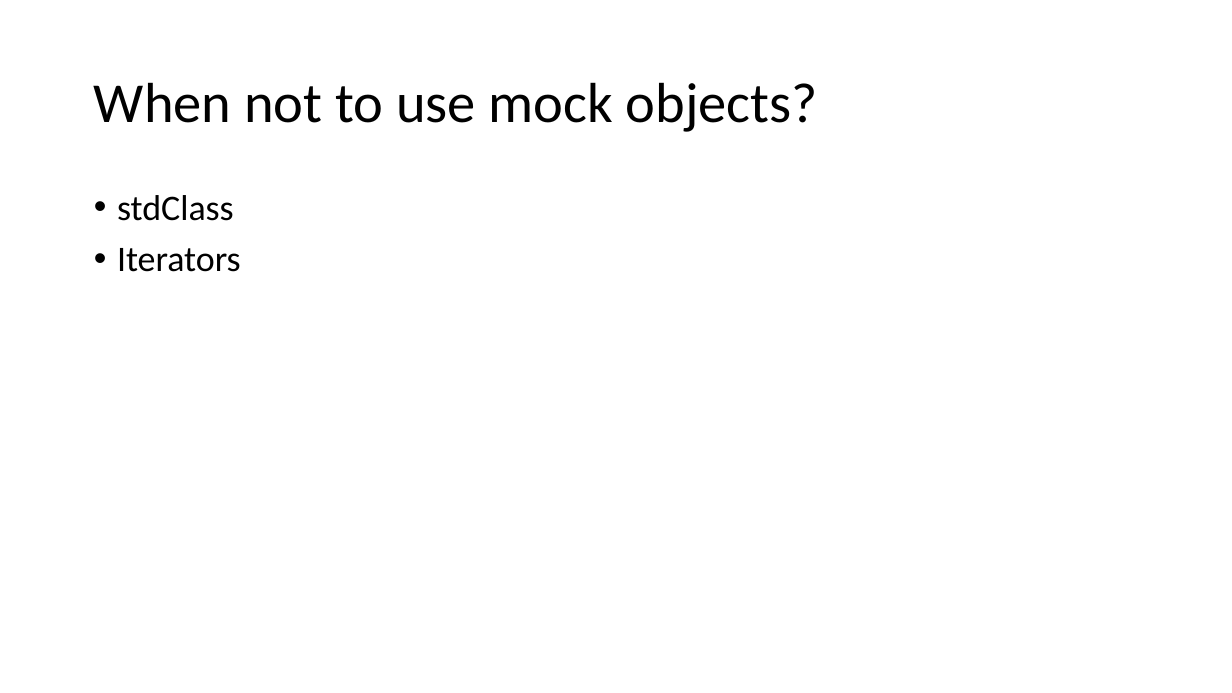
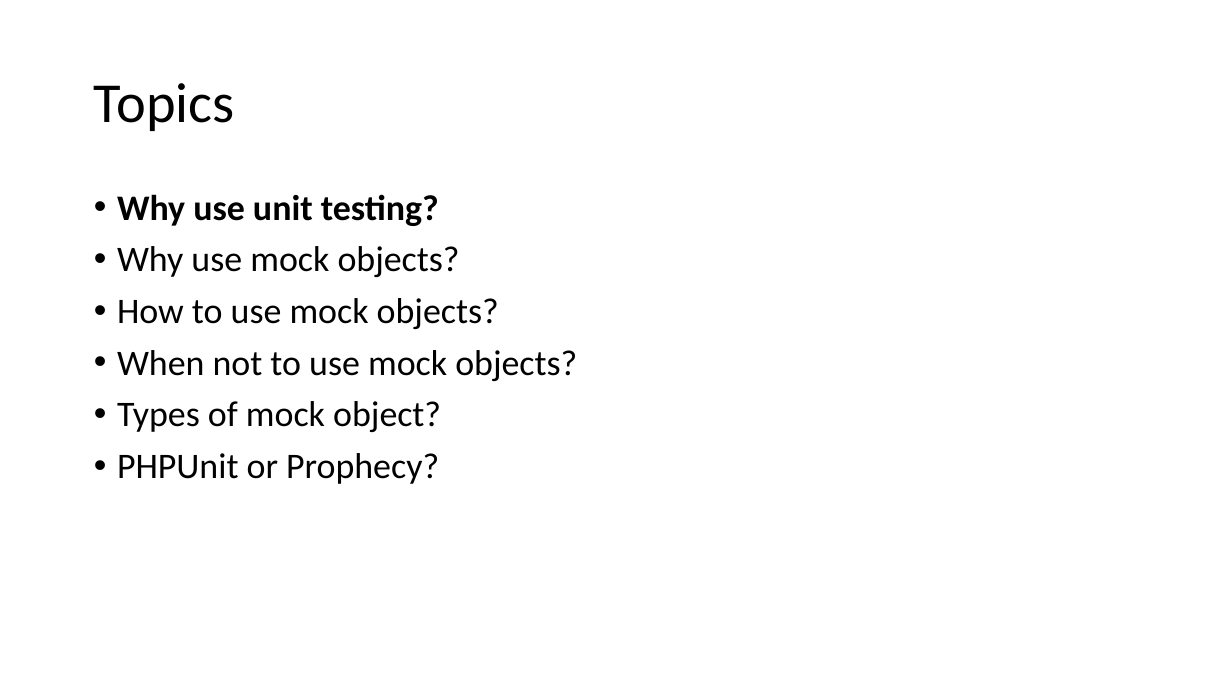
Before and after one commit to docljn/phpunit-or-prophecy-for-mocks, a slide deck: slide 6 of Creating Unit Test Mocks - PHPUnit or Prophecy.odp (slide 11 before the commit). Drawn at 1232x693 pixels with LibreOffice and Linux fonts; fonts in the diff are those of the drawing. Boxes give left, top, right and bottom in pixels: in the first picture for what was removed or moved away, otherwise in the second. Text is boxed around its words. In the diff, an @@ line names an element or a change of style, - is before the commit and + after.

```diff
--- a/Creating Unit Test Mocks - PHPUnit or Prophecy.odp
+++ b/Creating Unit Test Mocks - PHPUnit or Prophecy.odp
@@ title at box(94, 83, 235, 131): text changed @@
-When not to use mock objects?
+Topics
@@ text at box(117, 194, 577, 484): text changed @@
-• stdClass
-• Iterators
+• Why use unit testing?
+• Why use mock objects?
+• How to use mock objects?
+• When not to use mock objects?
+• Types of mock object?
+• PHPUnit or Prophecy?
```
Also in this commit, not shown: 7 other slides changed, 2 slides added, 1 other file.
